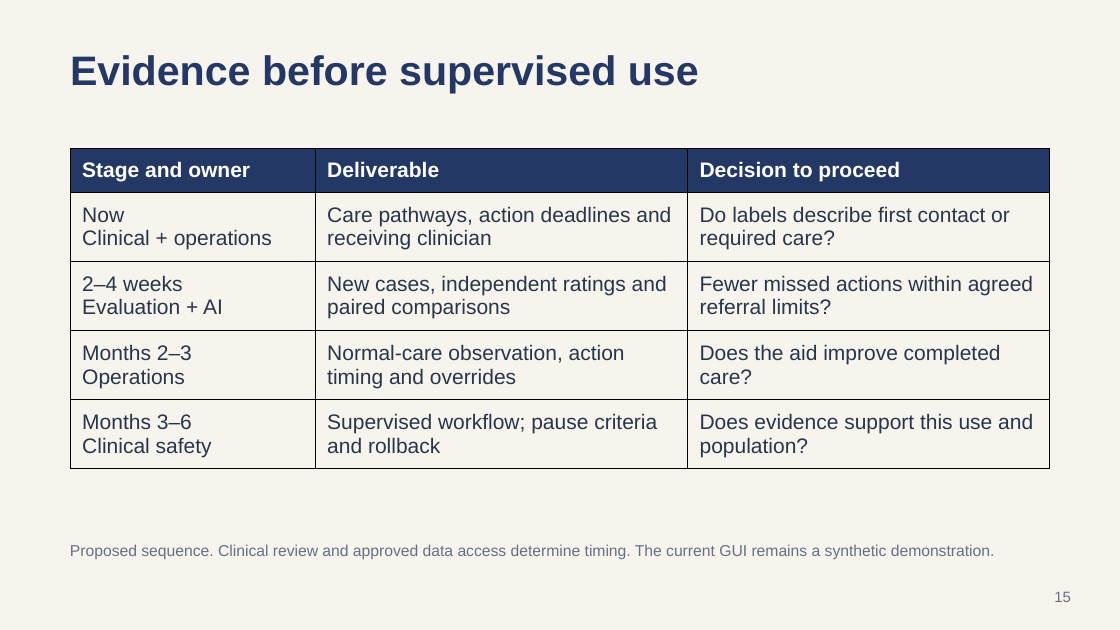
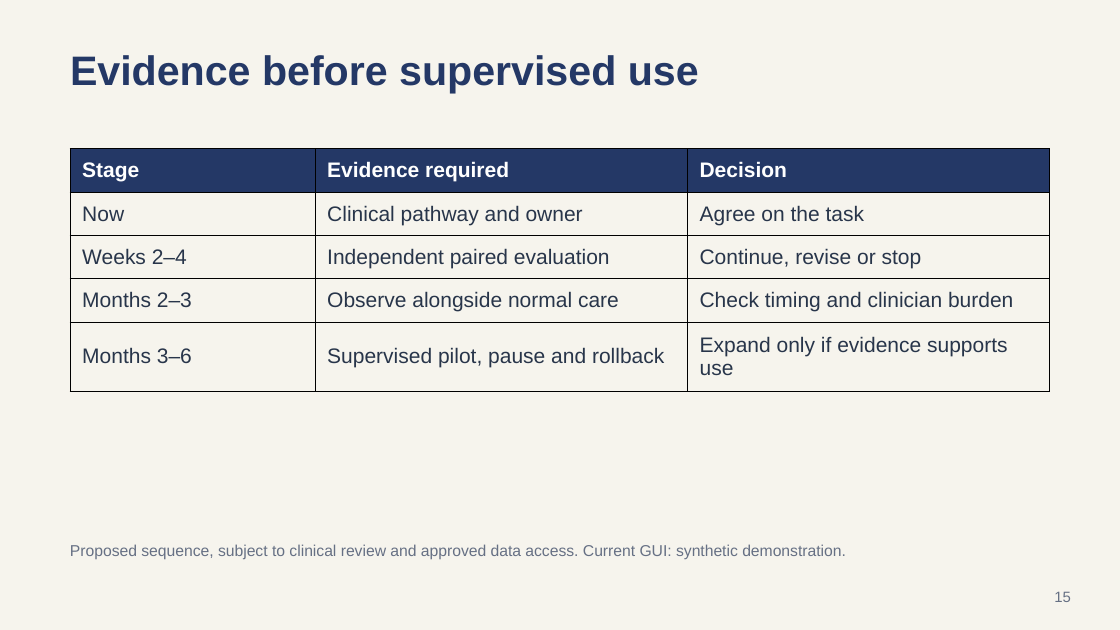
Before and after one commit to bGOATnote/counselcodex, a slide deck: slide 15 of output/submission-2026-09-15/counsel-disposition-google-slides.pptx. Drawn at 1120x630 pixels with LibreOffice and Linux fonts; fonts in the diff are those of the drawing. Boxes give left, top, right and bottom in pixels: in the first picture for what was removed or moved away, otherwise in the second. Text is boxed around its words. In the diff, an @@ line names an element or a change of style, - is before the commit and + after.

Commit message:
Clarify presentation safety evaluation and assignment coverage

```diff
--- a/output/submission-2026-09-15/counsel-disposition-google-slides.pptx
+++ b/output/submission-2026-09-15/counsel-disposition-google-slides.pptx
@@ table at (70, 149, 1050, 392) @@
-row 1: Stage and owner | Deliverable | Decision to proceed
+row 1: Stage | Evidence required | Decision
-row 2: Now / Clinical + operations | Care pathways, action deadlines and receiving clinician | Do labels describe first contact or required care?
+row 2: Now | Clinical pathway and owner | Agree on the task
-row 3: 2–4 weeks / Evaluation + AI | New cases, independent ratings and paired comparisons | Fewer missed actions within agreed referral limits?
+row 3: Weeks 2–4 | Independent paired evaluation | Continue, revise or stop
-row 4: Months 2–3 / Operations | Normal-care observation, action timing and overrides | Does the aid improve completed care?
+row 4: Months 2–3 | Observe alongside normal care | Check timing and clinician burden
-row 5: Months 3–6 / Clinical safety | Supervised workflow; pause criteria and rollback | Does evidence support this use and population?
+row 5: Months 3–6 | Supervised pilot, pause and rollback | Expand only if evidence supports use
@@ text at (70, 544, 846, 559): text changed @@
-Proposed sequence. Clinical review and approved data access determine timing. The current GUI remains a synthetic demonstration.
+Proposed sequence, subject to clinical review and approved data access. Current GUI: synthetic demonstration.
```
Also in this commit, not shown: 6 other slides changed, 4 slides added, 4 slides removed, 10 other files.
